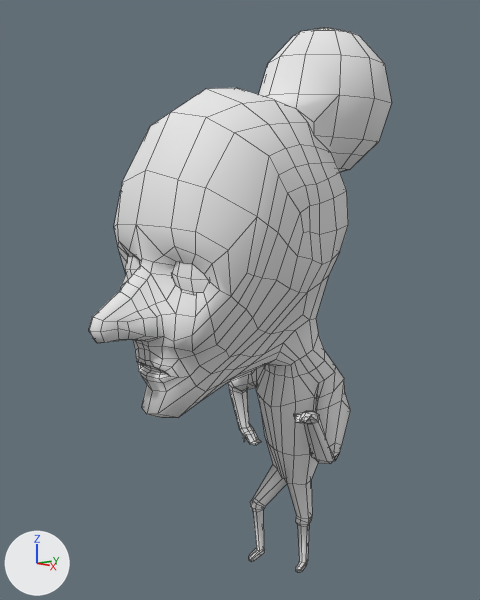
What one commit did to the Blender file Assets/Models/Granny.blend.
One viewpoint serves both versions: a 50 mm camera at (6.33, -5.61, 5.32) aimed at (-0.08, -0.07, 3.98). Lighting does not change. The marker at lower left points along +X, +Y and +Z. Mesh edges are drawn as thin lines.

Names of what the first picture shows: 'Granny'.
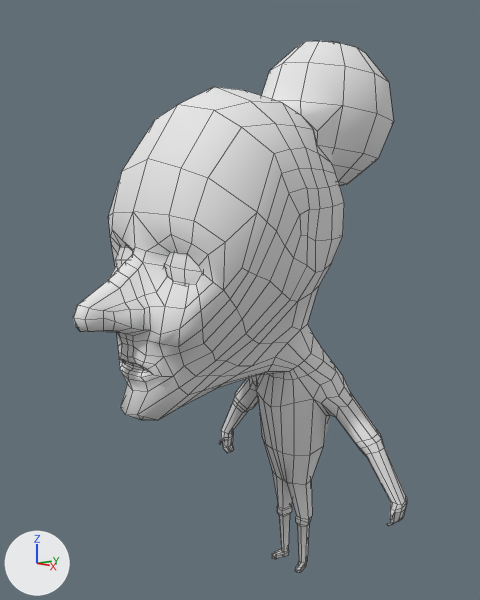
Pixel boxes (x1, y1, x2, y2) of what changed, in the pictures (480 x 600 px; the box of a moved part takes in the faces that stretch with it):
```json
{"object": "Granny", "change": "reshaped", "before": [89, 27, 392, 572], "after": [73, 41, 407, 573], "on screen": "10% wider"}
{"part": 1, "of": "me_granny", "change": "moved or reshaped", "before": [172, 262, 209, 295], "after": [165, 252, 202, 287]}
{"part": 2, "of": "me_granny", "change": "moved or reshaped", "before": [125, 256, 140, 280], "after": [116, 247, 132, 269]}
{"part": 3, "of": "me_granny", "change": "moved or reshaped", "before": [89, 27, 392, 572], "after": [73, 41, 407, 573]}
```

Edits to the scene script, one JSON object a line:
```json
{"block": "me_granny", "where": "# used by ob_granny; location = (0.0, 0.0, 0.0)"}
{"op": "remove", "block": "me_granny", "code": "me_granny.from_pydata(...)  # 850 vertices, 841 faces; spans x -1.55..1.14, y -2.22..2.34, z 0.03..7.54"}
{"op": "add", "block": "me_granny", "code": "me_granny.from_pydata(...)  # 850 vertices, 841 faces; spans x -1.77..1.77, y -2.44..2.38, z 0.03..7.37"}
{"block": "me_granny", "change": "me_granny part 1: the loose piece of 12 vertices spanning x 0.23..0.79, y -1.41..-1.21, z 4.25..4.63 is multiplied about its middle by the matrix ((1.0, -0.024, 0.005), (0.023, 0.993, 0.114), (-0.008, -0.113, 0.994)), then moved by (0.06, -0.13, 0.11)"}
{"block": "me_granny", "change": "me_granny part 2: the loose piece of 12 vertices spanning x -0.91..-0.36, y -1.39..-1.17, z 4.24..4.63 is multiplied about its middle by the matrix ((1.0, -0.024, 0.005), (0.023, 0.993, 0.114), (-0.008, -0.113, 0.994)), then moved by (0.06, -0.16, 0.12)"}
{"block": "me_granny", "change": "me_granny part 3: 786 of 850 vertices moved; they spanned x -1.55..1.14, y -2.22..2.34, z 0.03..7.54 and now span x -1.77..1.77, y -2.44..2.38, z 0.03..7.37; mean shift (0.07, 0.01, -0.1); largest move (1.02, -0.04, 2.66) -> (1.61, 1.06, 1.18)"}
```
